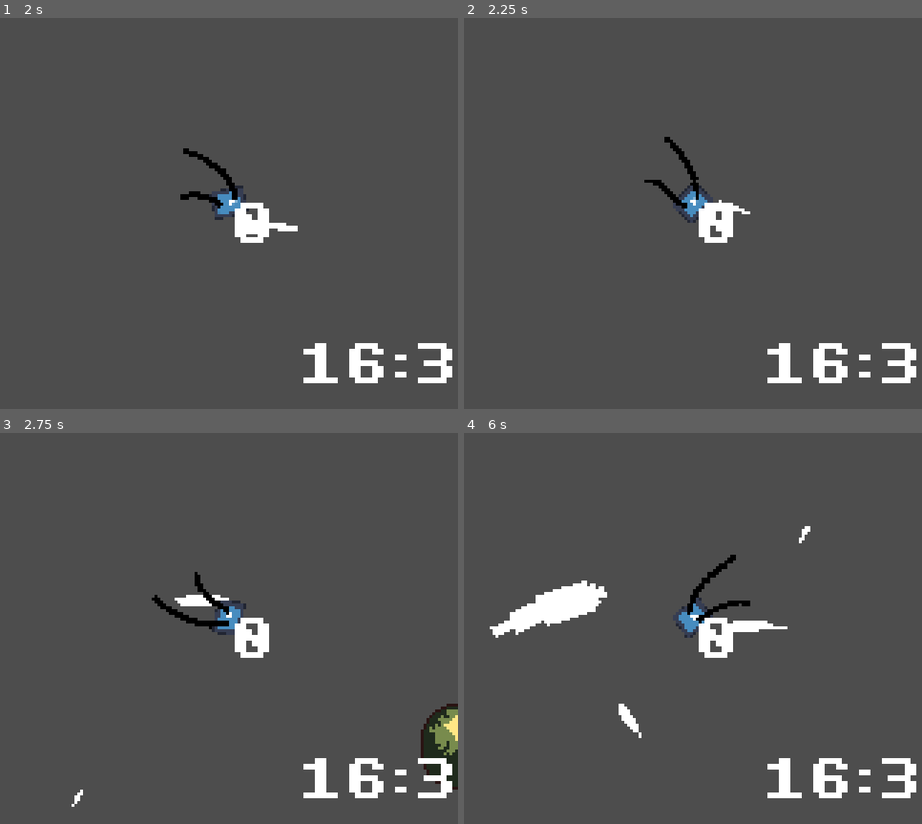
Above: before the commit, frames 1-4 (two rows, left to right).
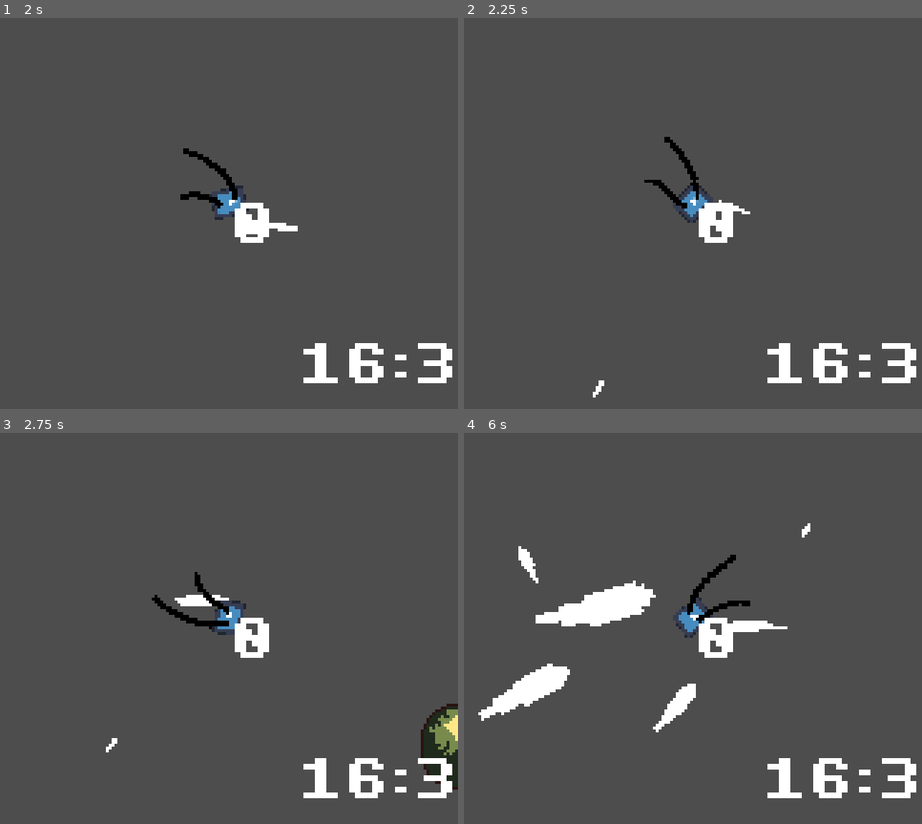
Above: after the commit, the same moments.

Repository: andrebariani/gbjam_12_spooky_fishing
Game: Godot game, scene res://scenes/test_scene.tscn
Same seed, same stepped clock (60 frames per second), same inputs: the game is played once before the commit and once after it. This scene is started directly instead of the project's main scene. The engine's default icon, where the game draws it, is replaced by a stand-in: a white triangle on a blue panel in a dark square.
Inputs:
- Up to frame 1 (2 s): hold Right (right) 0.53-1.28 s; tap Z (A) at 0.6, 1.55 s; tap X (B) at 0.8, 1.35 s; hold Down (down) from 1.28 s (still down)
- Up to frame 2 (2.25 s): release Down (down) at 2.03 s; hold Right (right) from 2.03 s (still down); tap Z (A) at 2.1 s
- Up to frame 3 (2.75 s): keep holding Right (right); tap X (B) at 2.3 s
- Up to frame 4 (6 s): release Right (right) at 2.78 s; hold Up (up) 2.78-3.53 s; tap X (B) at 2.85, 3.8, 4.35, 5.3, 5.85 s; tap Z (A) at 3.05, 3.6, 4.55, 5.1 s; hold Left (left) 3.53-5.03 s; hold Down (down) 5.03-5.78 s; hold Right (right) from 5.78 s (still down)

Frame 1 is identical in both runs. In frame 2, less than 0.1% of the frame differs, in the area x 28-31%, y 92-98%; in frame 3, less than 0.1%; in frame 4, 4.0%, in the area x 3-76%, y 23-79%.

Commit message:
reeling scene started, more fish added, bait logic added

Diff:
--- a/scenes/entities/fish/Candiru.tres
+++ b/scenes/entities/fish/Candiru.tres
@@ -17,6 +17,6 @@
 max_interval = 3.0
 hook_window = 2.0
 shadow_size = 0
-weather = "None"
+weather = "Any"
 is_timed_only = false
 time_window = 0
--- a/scenes/entities/fish/Lungfish.tres
+++ b/scenes/entities/fish/Lungfish.tres
@@ -17,6 +17,6 @@
 max_interval = 3.0
 hook_window = 3.0
 shadow_size = 1
-weather = "None"
+weather = "Any"
 is_timed_only = false
 time_window = 0
--- a/scenes/entities/fish/Osteochthys.tres
+++ b/scenes/entities/fish/Osteochthys.tres
@@ -1,5 +1,6 @@
-[gd_resource type="Resource" script_class="FishData" load_steps=2 format=3 uid="uid://bts3u0vfq5bhl"]
+[gd_resource type="Resource" script_class="FishData" load_steps=3 format=3 uid="uid://bts3u0vfq5bhl"]
 
+[ext_resource type="Resource" uid="uid://do6402ag5uvm5" path="res://scenes/items/maggot.tres" id="1_fr7dl"]
 [ext_resource type="Script" path="res://scenes/entities/fish/fish_data.gd" id="1_u5bmx"]
 
 [resource]
@@ -9,6 +10,7 @@
 description = "Living fish bones that defies nature itself."
 is_moochable = false
 stamina = 0.0
+bait = ExtResource("1_fr7dl")
 behavior = "Static"
 size_centimeters = 12.0
 is_fixed_attempts = false
@@ -17,6 +19,6 @@
 max_interval = 3.0
 hook_window = 3.0
 shadow_size = 1
-weather = "None"
+weather = "Any"
 is_timed_only = false
 time_window = 0
--- a/scenes/entities/fish/Redrum.tres
+++ b/scenes/entities/fish/Redrum.tres
@@ -1,12 +1,12 @@
 [gd_resource type="Resource" script_class="FishData" load_steps=2 format=3 uid="uid://dnychxls0ov2c"]
 
-[ext_resource type="Script" path="res://scenes/entities/fish/fish_data.gd" id="1_a42wg"]
+[ext_resource type="Script" path="res://scenes/entities/fish/fish_data.gd" id="1_nl5b8"]
 
 [resource]
-script = ExtResource("1_a42wg")
-id = &"candiru"
-name = "Candiru"
-description = "It breaches orifices and feasts on its prey from the inside out."
+script = ExtResource("1_nl5b8")
+id = &"redrum"
+name = "Redrum"
+description = "A fish completely covered in red, believed to be a bad omen."
 is_moochable = false
 stamina = 0.0
 behavior = "Static"
@@ -16,7 +16,7 @@
 min_interval = 2.0
 max_interval = 3.0
 hook_window = 2.0
-shadow_size = 0
-weather = "None"
+shadow_size = 2
+weather = "Any"
 is_timed_only = false
 time_window = 0
--- a/scenes/entities/fish/Suevoleviathan.tres
+++ b/scenes/entities/fish/Suevoleviathan.tres
@@ -17,6 +17,6 @@
 max_interval = 7.0
 hook_window = 1.0
 shadow_size = 4
-weather = "None"
+weather = "Any"
 is_timed_only = false
 time_window = 0
--- a/scenes/entities/fish/ZombieWrasse.tres
+++ b/scenes/entities/fish/ZombieWrasse.tres
@@ -17,6 +17,6 @@
 max_interval = 10.0
 hook_window = 1.5
 shadow_size = 3
-weather = "None"
+weather = "Any"
 is_timed_only = false
 time_window = 0
--- a/scenes/entities/fish/fish_data.gd
+++ b/scenes/entities/fish/fish_data.gd
@@ -6,8 +6,9 @@
 @export var name: String
 @export var icon: ImageTexture
 @export_multiline var description: String
-@export var is_moochable: bool
-@export var stamina: float
+@export var is_moochable: bool = false
+@export var stamina: float = 0
+@export var bait: BaitData = preload("res://scenes/items/maggot.tres")
 @export_enum("Static", "Fidgety") var behavior: String = "Static"
 @export_range(0.1, 20, 0.1) var size_centimeters: float
 
@@ -25,6 +26,6 @@
 @export var shadow_size: SHADOW_SIZE = SHADOW_SIZE.MEDIUM
 
 @export_subgroup("Spawn Conditions")
-@export_enum("None", "Rain", "Snow", "Clear", "Fog") var weather: String = "Clear"
-@export var is_timed_only: bool
+@export_enum("Any", "Rain", "Snow", "Clear", "Fog") var weather: String = "Any"
+@export var is_timed_only: bool = false
 @export_range(0, 23, 1, "or_greater", "or_less") var time_window: int
--- a/scenes/entities/player/player_boat.gd
+++ b/scenes/entities/player/player_boat.gd
@@ -18,6 +18,7 @@
 
 @export var input_start := 'A'
 @export var input_cancel := 'B'
+@export var selected_bait := preload("res://scenes/items/maggot.tres")
 
 const SPEED = 50.0
 const ROTATION_SPEED = 0.05
--- a/scenes/entities/shadow/idle.gd
+++ b/scenes/entities/shadow/idle.gd
@@ -3,7 +3,11 @@
 
 func begin():
 	var e: Shadow = entity
-	e.roamTimer.start(randf_range(1, 5))
+	var timer: Timer = e.roamTimer
+
+	if timer.is_stopped():
+		timer.start(randf_range(1, 5))
+
 
 func run(delta):
 	var e: Shadow = entity
--- a/scenes/entities/tackle/tackle.gd
+++ b/scenes/entities/tackle/tackle.gd
@@ -1,6 +1,7 @@
 extends Area2D
 class_name Tackle
 
+@export var bait: BaitData = null
 @export var SPEED = 64.0
 @export var  ACCEL = 1
 
@@ -28,12 +29,12 @@
 var is_moving := false
 var hooked := false
 
-var entity = null
-var bait: BaitData = null
+var entity: PlayerBoat = null
 
 
 func init(_entity):
 	entity = _entity
+	bait = entity.bait
 	global_position = entity.global_position
 
 
--- a/scenes/entities/tackle/tackle.tscn
+++ b/scenes/entities/tackle/tackle.tscn
@@ -1,6 +1,7 @@
-[gd_scene load_steps=4 format=3 uid="uid://bewvky2dybhnm"]
+[gd_scene load_steps=5 format=3 uid="uid://bewvky2dybhnm"]
 
 [ext_resource type="Script" path="res://scenes/entities/tackle/tackle.gd" id="1_cc13m"]
+[ext_resource type="Resource" uid="uid://do6402ag5uvm5" path="res://scenes/items/maggot.tres" id="2_85k4e"]
 [ext_resource type="Texture2D" uid="uid://c4sb62hcu6rv7" path="res://assets/arrow.png" id="2_k8cle"]
 
 [sub_resource type="RectangleShape2D" id="RectangleShape2D_ink2m"]
@@ -11,6 +12,7 @@
 collision_mask = 0
 monitoring = false
 script = ExtResource("1_cc13m")
+bait = ExtResource("2_85k4e")
 
 [node name="Sprite2D" type="Sprite2D" parent="."]
 scale = Vector2(0.1875, 0.25)
--- /dev/null
+++ b/scenes/items/maggot.tres
@@ -0,0 +1,9 @@
+[gd_resource type="Resource" script_class="BaitData" load_steps=2 format=3 uid="uid://do6402ag5uvm5"]
+
+[ext_resource type="Script" path="res://scenes/items/bait_data.gd" id="1_ga8sg"]
+
+[resource]
+script = ExtResource("1_ga8sg")
+id = &"maggot"
+name = "Maggot"
+description = ""
--- a/scenes/test_scene.tscn
+++ b/scenes/test_scene.tscn
@@ -100,22 +100,24 @@
 
 [node name="Camera2D" type="Camera2D" parent="PlayerBoat"]
 
-[node name="Shadow" parent="." instance=ExtResource("1_wbpwi")]
+[node name="Fishes" type="Node2D" parent="."]
+
+[node name="Shadow" parent="Fishes" instance=ExtResource("1_wbpwi")]
 position = Vector2(66, 147)
 fish = ExtResource("7_s8b0b")
 
-[node name="Shadow2" parent="." instance=ExtResource("1_wbpwi")]
+[node name="Shadow2" parent="Fishes" instance=ExtResource("1_wbpwi")]
 position = Vector2(-3, 92)
 fish = ExtResource("7_7rl3r")
 
-[node name="Shadow3" parent="." instance=ExtResource("1_wbpwi")]
+[node name="Shadow3" parent="Fishes" instance=ExtResource("1_wbpwi")]
 position = Vector2(-57, 150)
 fish = ExtResource("8_ynbb0")
 
-[node name="Shadow4" parent="." instance=ExtResource("1_wbpwi")]
+[node name="Shadow4" parent="Fishes" instance=ExtResource("1_wbpwi")]
 position = Vector2(-170, 59)
 fish = ExtResource("9_4o1p8")
 
-[node name="Shadow5" parent="." instance=ExtResource("1_wbpwi")]
+[node name="Shadow5" parent="Fishes" instance=ExtResource("1_wbpwi")]
 position = Vector2(-174, 137)
 fish = ExtResource("11_u6fg8")
--- /dev/null
+++ b/scenes/ui/fish_reeling_scene.gd
@@ -0,0 +1,146 @@
+extends Node2D
+class_name FishReelingScene
+
+
+@export var input_reel := 'A'
+@export var input_tug := 'B'
+
+@onready var flailTimer = $FlailTimer
+@onready var struggleTimer = $StruggleTimer
+
+@onready var lineTensionLabel = $LineTension
+@onready var distanceLabel = $Distance
+@onready var staminaLabel = $Stamina
+
+@export var fish: FishData
+
+@export var total_distance: float = 100
+@export var max_line_tension: float = 100
+
+var input_map = {
+	A = false,
+	B = false,
+}
+
+var inputs = {
+	#dirv = Vector2.ZERO,
+	pressed = input_map.duplicate(),
+	just_pressed = input_map.duplicate(),
+	just_released = input_map.duplicate()
+}
+
+enum {
+	REST,
+	FLAIL,
+	STRUGGLE,
+	RESULT
+}
+
+var state = REST
+
+var distance = 50
+var distance_rate = 10
+var line_tension = 0
+var line_tension_rate = 10
+
+var max_stamina = 100
+var stamina = 80
+var stamina_rate = 2
+
+
+func init(_fish):
+	fish = _fish
+	#max_stamina = fish.stamina
+	#stamina = max_stamina
+	max_stamina = 100
+	stamina = max_stamina
+
+
+func _physics_process(delta):
+	update_inputs()
+
+	var button_pressed = get_input(input_reel, 'pressed')
+	var tug_just_pressed = get_input(input_tug, 'just_pressed')
+
+	match state:
+		REST:
+			if button_pressed:
+				distance += distance_rate * delta
+			if tug_just_pressed:
+				distance += (distance_rate * 10) * delta
+				line_tension += line_tension_rate * 10 * delta
+
+			add_stamina(stamina_rate, delta)
+
+			if stamina >= 100:
+				state = STRUGGLE
+			elif stamina >= 30:
+				if flailTimer.is_stopped():
+					var sec = randf_range(0.5, 2)
+					flailTimer.start(sec)
+					struggleTimer.start(sec + randf_range(0, 1))
+		FLAIL:
+			if button_pressed:
+				distance += (distance_rate / 2.0) * delta
+				line_tension += line_tension_rate * delta
+
+			add_stamina(-stamina_rate * 0.7, delta)
+
+			if stamina <= 0:
+				state = REST
+		STRUGGLE:
+			if button_pressed:
+				distance += (distance_rate / 5.0) * delta
+				line_tension += (line_tension_rate * 4) * delta
+
+			add_stamina(-stamina_rate * 1.5, delta)
+
+			if stamina <= 0:
+				state = REST
+		RESULT:
+			return
+
+	lineTensionLabel.text = str(int(line_tension))
+	distanceLabel.text = str(int(distance))
+	staminaLabel.text = str(int(stamina))
+	$state.text = str(state)
+
+	if line_tension >= 100:
+		print_debug('It got away...')
+		state = RESULT
+	elif distance >= 100:
+		print_debug('You got a ', fish.name)
+		state = RESULT
+
+
+func _on_timer_timeout():
+	state = STRUGGLE
+	flailTimer.stop()
+
+func _on_flail_timer_timeout():
+	state = FLAIL
+	struggleTimer.start(randf_range(0.5, 5))
+
+
+func add_stamina(rate, delta):
+	stamina += rate * 10 * delta
+	stamina = clamp(stamina, 0, max_stamina)
+
+
+func update_inputs():
+	#inputs.dirv = Input.get_vector("left", "right", "up", "down")
+
+	for i_p in inputs.pressed:
+		inputs.pressed[i_p] = Input.is_action_pressed(i_p)
+
+	for i_jp in inputs.just_pressed:
+		inputs.just_pressed[i_jp] = Input.is_action_just_pressed(i_jp)
+
+	for i_jr in inputs.just_released:
+		inputs.just_released[i_jr] = Input.is_action_just_released(i_jr)
+
+
+func get_input(input_name: String, state_name: String = 'just_pressed'):
+	if input_name == 'dirv':
+		return inputs[input_name]
+	return inputs[state_name][input_name]
--- /dev/null
+++ b/scenes/ui/fish_reeling_scene.tscn
@@ -0,0 +1,60 @@
+[gd_scene load_steps=5 format=3 uid="uid://5pgojha1nxq3"]
+
+[ext_resource type="Script" path="res://scenes/ui/fish_reeling_scene.gd" id="1_6doul"]
+[ext_resource type="Resource" uid="uid://dqvg82tmdvvr3" path="res://scenes/entities/fish/Lungfish.tres" id="2_hkqx1"]
+[ext_resource type="Texture2D" uid="uid://ryj8cumeb5bg" path="res://assets/fish.png" id="2_i7pv4"]
+[ext_resource type="FontFile" uid="uid://oev3rdf5s6wf" path="res://assets/dogicapixel.otf" id="4_ylwgf"]
+
+[node name="FishReelingScene" type="Node2D"]
+script = ExtResource("1_6doul")
+fish = ExtResource("2_hkqx1")
+
+[node name="Fish" type="Sprite2D" parent="."]
+position = Vector2(83, 71)
+texture = ExtResource("2_i7pv4")
+hframes = 2
+vframes = 3
+frame = 4
+
+[node name="LineTension" type="Label" parent="."]
+offset_top = 110.0
+offset_right = 42.0
+offset_bottom = 133.0
+scale = Vector2(0.5, 0.5)
+theme_override_fonts/font = ExtResource("4_ylwgf")
+text = "0"
+
+[node name="Distance" type="Label" parent="."]
+offset_top = 128.0
+offset_right = 42.0
+offset_bottom = 151.0
+scale = Vector2(0.5, 0.5)
+theme_override_fonts/font = ExtResource("4_ylwgf")
+text = "0"
+
+[node name="Stamina" type="Label" parent="."]
+offset_left = 33.0
+offset_top = 128.0
+offset_right = 75.0
+offset_bottom = 151.0
+scale = Vector2(0.5, 0.5)
+theme_override_fonts/font = ExtResource("4_ylwgf")
+text = "0"
+
+[node name="state" type="Label" parent="."]
+offset_left = 79.0
+offset_top = 42.0
+offset_right = 121.0
+offset_bottom = 65.0
+scale = Vector2(0.5, 0.5)
+theme_override_fonts/font = ExtResource("4_ylwgf")
+text = "0"
+
+[node name="FlailTimer" type="Timer" parent="."]
+one_shot = true
+
+[node name="StruggleTimer" type="Timer" parent="."]
+one_shot = true
+
+[connection signal="timeout" from="FlailTimer" to="." method="_on_flail_timer_timeout"]
+[connection signal="timeout" from="StruggleTimer" to="." method="_on_timer_timeout"]
Binary file added: assets/fish.png
Not shown, added: assets/fish.png.import
